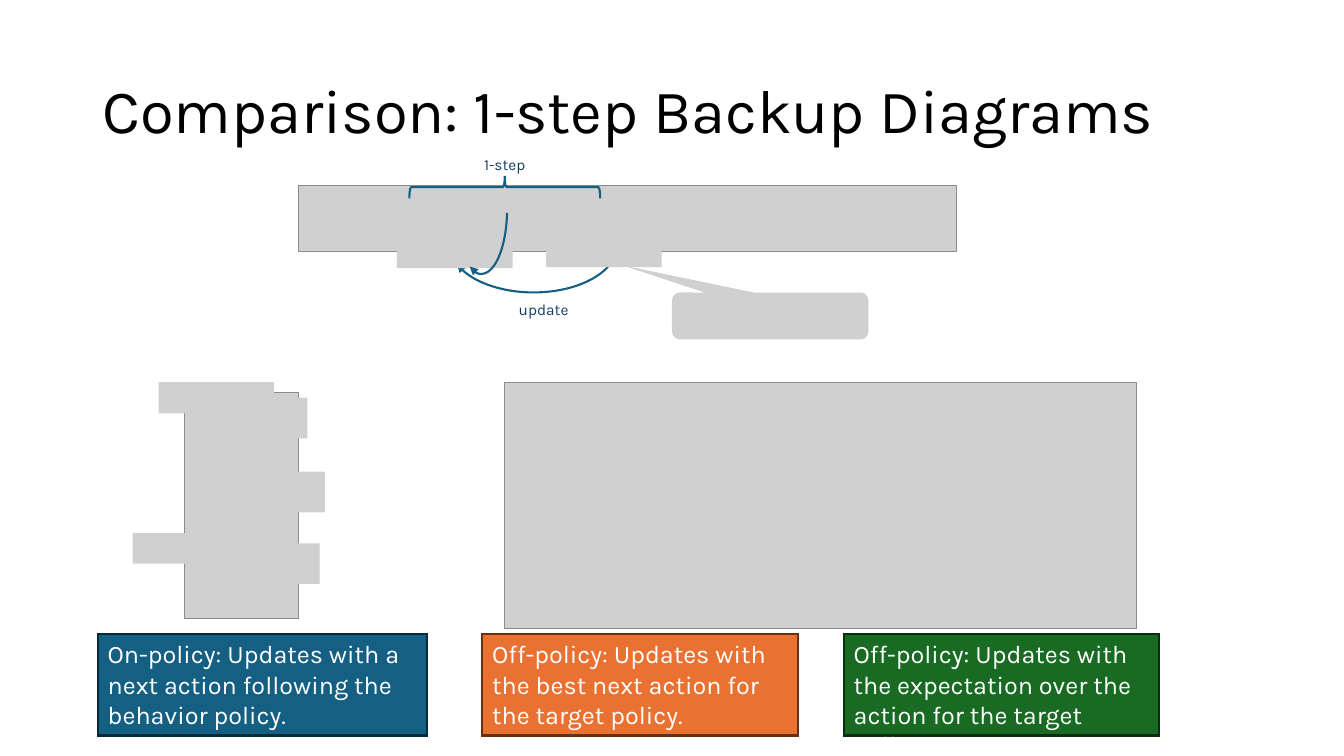
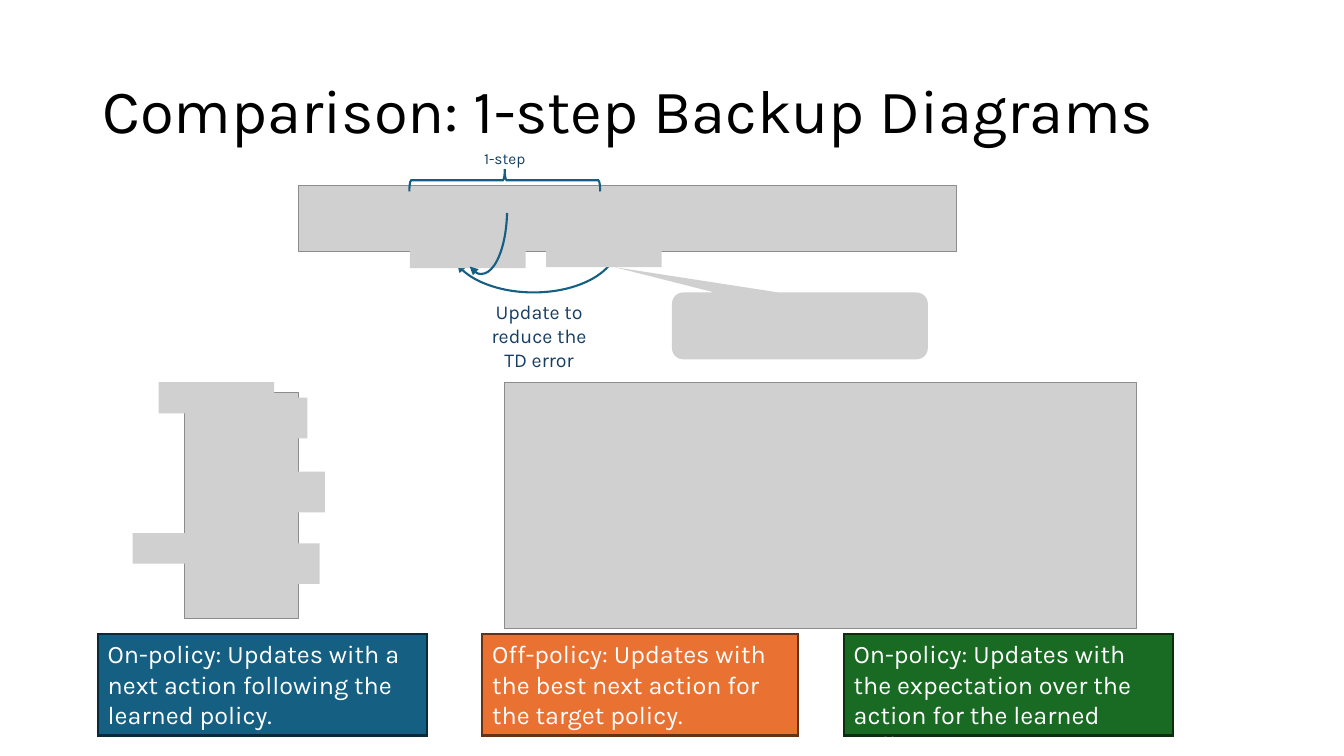
Before and after one commit to mhahsler/Introduction_to_Reinforcement_Learning, a slide deck: slide 22 of slides/Lecture_Chapter06.pptx (slide 20 before the commit). Drawn at 1344x756 pixels with LibreOffice and Linux fonts; fonts in the diff are those of the drawing; grey boxes stand for pictures. Boxes give left, top, right and bottom in pixels: in the first picture for what was removed or moved away, otherwise in the second. Text is boxed around its words. In the diff, an @@ line names an element or a change of style, - is before the commit and + after.

```diff
--- a/slides/Lecture_Chapter06.pptx
+++ b/slides/Lecture_Chapter06.pptx
@@ text "1-step": place and size @@
-text "1-step" at [484,160,525,174]
+text "1-step" at [484,154,525,168]
@@ right brace: place and size @@
-right brace at [410,176,600,198]
+right brace at [410,169,600,191]
@@ picture: place and size @@
-picture at [397,237,513,268]
+picture at [410,237,526,268]
@@ picture: place and size @@
-picture at [673,292,869,340]
+picture at [673,292,929,359]
@@ text at [492,305,586,368]: text changed; size 11 to 14 pt @@
-update
+Update to reduce the TD error
@@ text in rectangle at [108,645,399,730]: text changed @@
-On-policy: Updates with a next action following the behavior policy.
+On-policy: Updates with a next action following the learned policy.
@@ rectangle "On-policy: Updates with the expectation ...": place and size @@
-rectangle "On-policy: Updates with the expectation ..." at [844,634,1159,736]
+rectangle "On-policy: Updates with the expectation ..." at [844,634,1174,736]
@@ text in rectangle at [854,645,1131,737]: text changed @@
-Off-policy: Updates with the expectation over the action for the target policy.
+On-policy: Updates with the expectation over the action for the learned policy.
```
Also in this commit, not shown: 16 other slides changed, 2 slides added, 7 other files.
